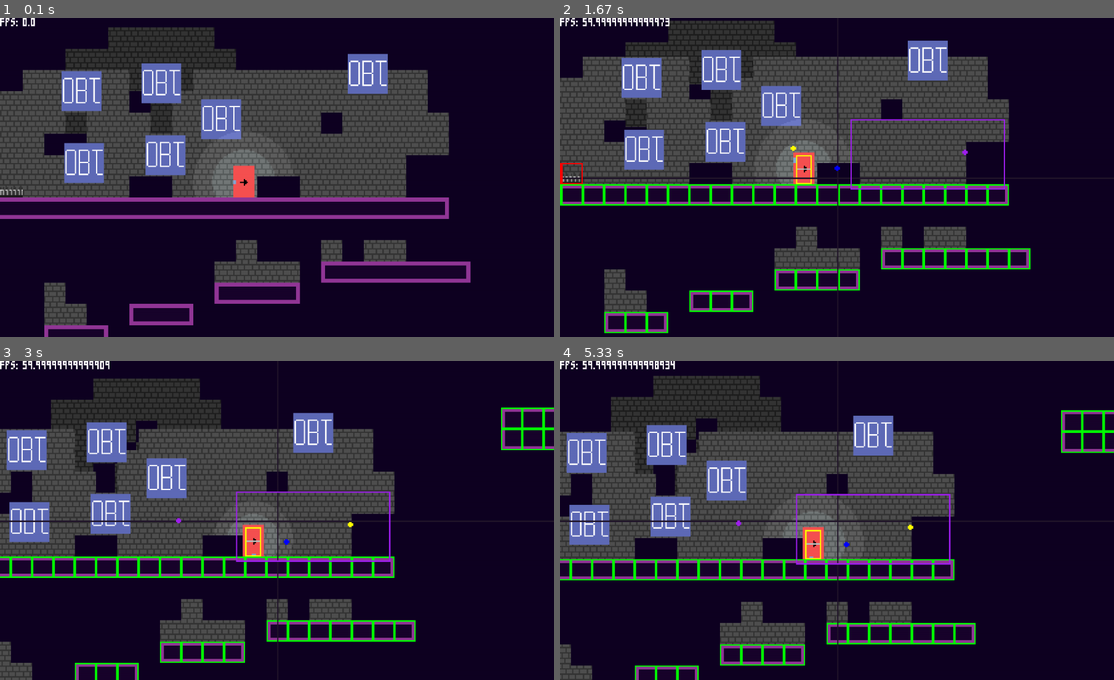
Above: before the commit, frames 1-4 (two rows, left to right).
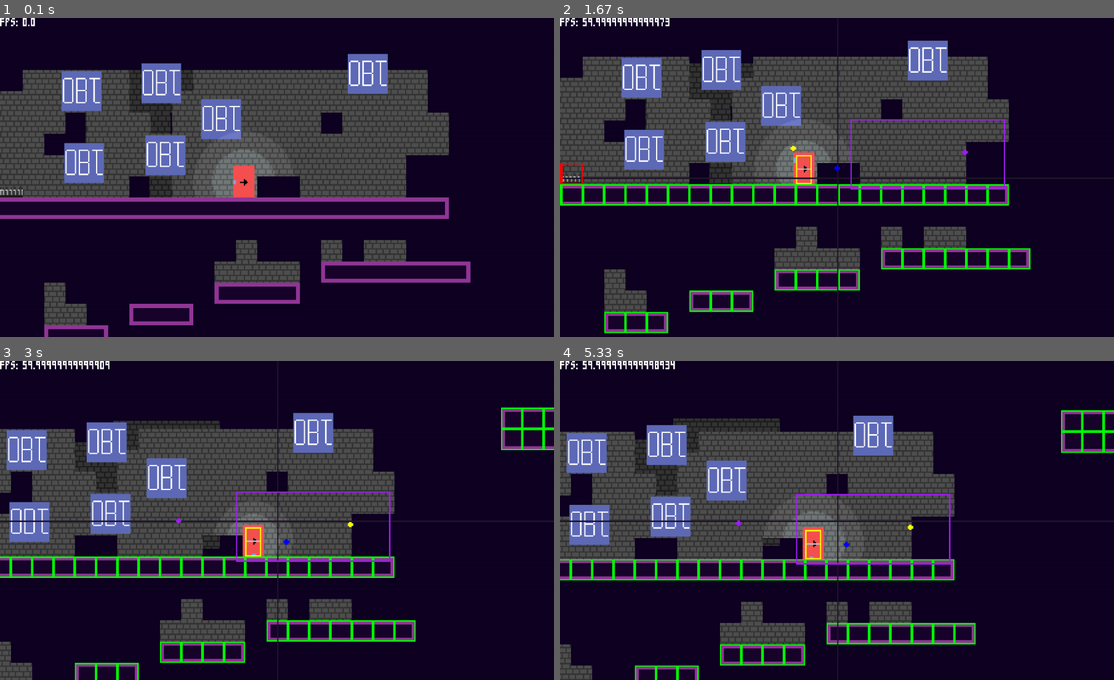
Above: after the commit, the same moments.

Repository: towella/platformer_test
Game: pygame game, started from code/main.py
The game is run twice, just before and just after one commit, with the same random seed, the same clock (stepped at 60 frames per second) and the same inputs.
Inputs (mouse positions are in pixels of both pictures, inside the frame that each line leads up to):
- Up to frame 1 (0.1 s): no input
- Up to frame 2 (1.67 s): tap Space at 0.33 s; hold Up 0.67-1.13 s; hold Down 1.17-1.47 s; tap Z at 1.23, 1.57 s; hold Up from 1.5 s (still down)
- Up to frame 3 (3 s): release Up at 1.87 s; hold Down 1.9-2.27 s; tap Z at 1.97, 2.7 s; tap . at 2.3 s; hold Up 2.63-2.93 s; move the mouse to (105, 597) at 2.67 s; hold Down from 2.97 s (still down)
- Up to frame 4 (5.33 s): tap Z at 3.03, 3.37, 3.77, 4.17, 4.5, 4.83, 5.23 s; release Down at 3.27 s; hold Up 3.3-3.67 s; hold Down 3.7-4.07 s; hold Up 4.1-4.4 s; hold Down 4.43-4.73 s; hold Up 4.77-5.13 s; hold Down from 5.17 s (still down)

The runs differ from the first frame. In frame 1, 3.9% of the frame differs, in the area x 11-43%, y 2-57%; in frame 2, 3.4%; in frame 3, 4.2%; in frame 4, 4.4%, in the area x 9-40%, y 4-58%.

Commit message:
Parallax
- Tried to fixed parallax shifting. Issue with precision. Required float precision rather than just integers. Still an issue but better than before.

Diff:
--- a/code/camera.py
+++ b/code/camera.py
@@ -49,6 +49,8 @@
         # half screen dimension to snap camera to wall as soon as player turns around anywhere on wall side of screen
         self.collision_tolerance_x = self.screen_width // 2
         self.collision_tolerance_y = self.screen_height // 2
+
+        self.camera_boundaries(True)
 
 # -- input --
 
@@ -128,7 +130,7 @@
         else:
             self.fall_offset = 0
 
-    def camera_boundaries(self):
+    def camera_boundaries(self, init=False):
         # enables scroll camera boundaries
         for tile in self.abs_boundaries['x']:
             # having proxy variables allows modification of value for maths without moving actual tile pos
@@ -140,7 +142,6 @@
             # TODO respawn
             # TODO general bounds
             if self.collision_tolerance_x > tile_right >= self.screen_rect.left and self.scroll_value[0] < 0:
-
                 # stop scroll
                 self.scroll_value[0] = 0
                 # while the screen is in the tile, snap the screen to the tile grid.
@@ -149,8 +150,9 @@
                     self.scroll_value[0] += 1
                     tile_right -= 1
                 break
+
             # TODO potentially need abs?
-            elif (self.screen_rect.right - self.collision_tolerance_x) < tile_left <= self.screen_rect.right and \
+            if (self.screen_rect.right - self.collision_tolerance_x) < tile_left <= self.screen_rect.right and \
                     self.scroll_value[0] > 0:
                 self.scroll_value[0] = 0
                 while tile_left < self.screen_rect.right:
@@ -169,7 +171,7 @@
                     self.scroll_value[1] -= 1
                     tile_top += 1
                 break
-            elif self.collision_tolerance_y > tile_bottom >= self.screen_rect.top and self.scroll_value[1] < 0:
+            if self.collision_tolerance_y > tile_bottom >= self.screen_rect.top and self.scroll_value[1] < 0:
                 self.scroll_value[1] = 0
                 while tile_bottom > self.screen_rect.top:
                     self.scroll_value[1] += 1
--- a/code/player.py
+++ b/code/player.py
@@ -411,7 +411,8 @@
             self.direction.y = -self.wall_jump_speed
             # sideways kick off, thrust opposite facing dir.
             # = rather than += to prevent dash interfering with jump, also cancel dash
-            self.direction.x = self.wall_kick_speed * -self.on_wall_right
+            # // dt to counteract later * by dt. prevents dt being applied to instantaneous movement
+            self.direction.x = (self.wall_kick_speed // dt) * -self.on_wall_right
             self.dashing = False
             self.can_wall_jump = False
             if self.extended_wall_jumps:
@@ -441,7 +442,8 @@
 
             # - norm jump - (start the jump)
             self.on_ground = False  # neccessary to prevent direction being cancelled by gravity on ground code later in loop
-            self.direction.y = -self.jump_speed
+            # // dt to counteract later * by dt. prevents dt being applied to instantaneous movement
+            self.direction.y = -self.jump_speed // dt
             self.jumping = True  # verifies that a jump is in progress
 
         # - extend jump (variable height) -
--- a/code/room.py
+++ b/code/room.py
@@ -306,8 +306,8 @@
 
         # -- UPDATES -- player needs to be before tiles for scroll to function properly
             player.update(dt, self.collideable, scroll_value)
-            self.all_tile_sprites.update(scroll_value, True)
-            self.all_object_sprites.update(scroll_value, True)
+            self.all_tile_sprites.update(scroll_value)
+            self.all_object_sprites.update(scroll_value)
 
         # -- RENDER --
         # Draw layers
--- a/code/tiles.py
+++ b/code/tiles.py
@@ -12,23 +12,19 @@
         else:
             self.image = pygame.Surface((size[0], size[1]))  # creates tile
             self.image.fill('grey')  # makes tile grey
-        self.rect = self.image.get_rect(topleft=pos)  # postions the rect and image
-        self.parallax = parallax
+        self.rect = self.image.get_rect(topleft=pos)  # postions the rect and image and used to check on screen
+        self.parallax = parallax  # set to 1 if no parallax required
         self.screen_width = pygame.display.Info().current_w
         self.screen_height = pygame.display.Info().current_h
 
     # allows all tiles to scroll at a set speed creating camera illusion
-    def apply_scroll(self, scroll_value, use_parallax=False):
-        if use_parallax:
-            self.rect.x -= int(scroll_value[0] * self.parallax[0])
-            self.rect.y -= int(scroll_value[1] * self.parallax[1])
-        else:
-            self.rect.x -= int(scroll_value[0])
-            self.rect.y -= int(scroll_value[1])
+    def apply_scroll(self, scroll_value):
+        self.rect.x -= int(scroll_value[0] * self.parallax[0])
+        self.rect.y -= int(scroll_value[1] * self.parallax[1])
 
     # scroll is separate to update, giving control to children of Tile class to override update
-    def update(self, scroll_value, use_parallax=False):
-        self.apply_scroll(scroll_value, use_parallax)
+    def update(self, scroll_value):
+        self.apply_scroll(scroll_value)
 
     def draw(self, screen, screen_rect):
         # if the tile is within the screen, render tile
@@ -42,15 +38,14 @@
         super().__init__(pos, size, parallax)  # passing in variables to parent class
         self.image = surface  # image is passed tile surface
         self.hitbox = self.image.get_rect()
+        self.pos = [pos[0], pos[1]]  # allows for float coordinates for parallax moving
 
     # allows all tiles to scroll at a set speed creating camera illusion
-    def apply_scroll(self, scroll_value, use_parallax=False):
-        if use_parallax:
-            self.rect.x -= int(scroll_value[0] * self.parallax[0])
-            self.rect.y -= int(scroll_value[1] * self.parallax[1])
-        else:
-            self.rect.x -= int(scroll_value[0])
-            self.rect.y -= int(scroll_value[1])
+    def apply_scroll(self, scroll_value):
+        self.pos[0] -= scroll_value[0] * self.parallax[0]
+        self.pos[1] -= scroll_value[1] * self.parallax[1]
+        self.rect.x = self.pos[0]
+        self.rect.y = self.pos[1]
         self.hitbox.midbottom = self.rect.midbottom
 
 
@@ -59,10 +54,10 @@
         super().__init__(pos, size, parallax, surface)
         self.player = player
 
-    def update(self, scroll_value, use_parallax=False):
+    def update(self, scroll_value):
         if self.hitbox.colliderect(self.player.hitbox):
             self.player.invoke_respawn()
-        self.apply_scroll(scroll_value, use_parallax)
+        self.apply_scroll(scroll_value)
 
 
 # animated tile that can be assigned images from a folder to animate
Not shown, changed: Todo List
